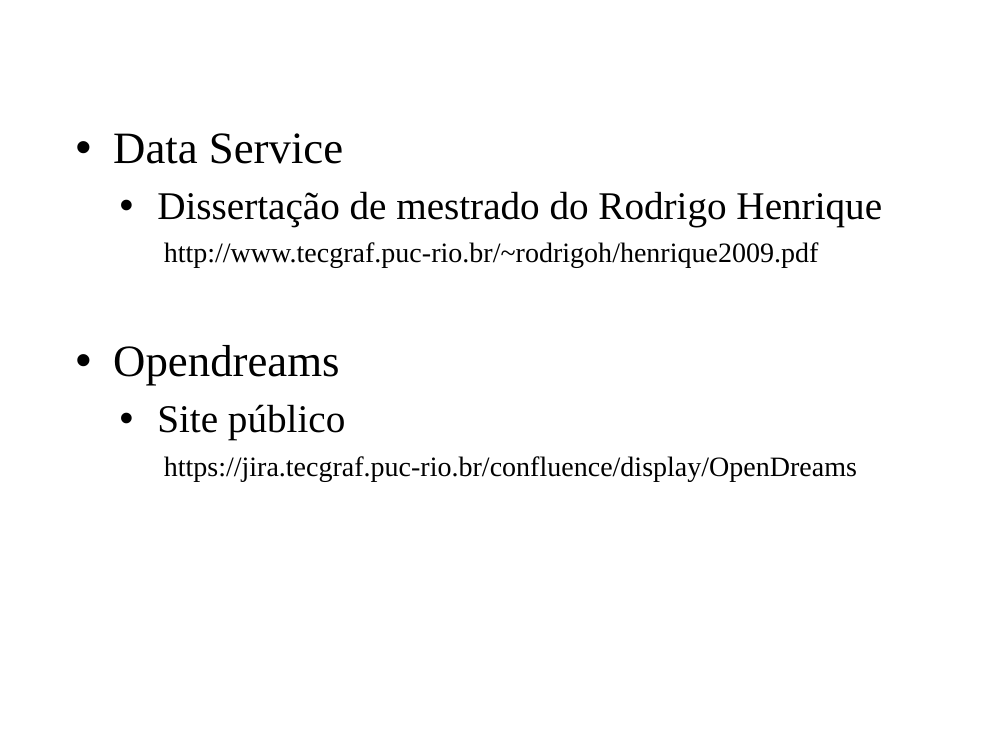
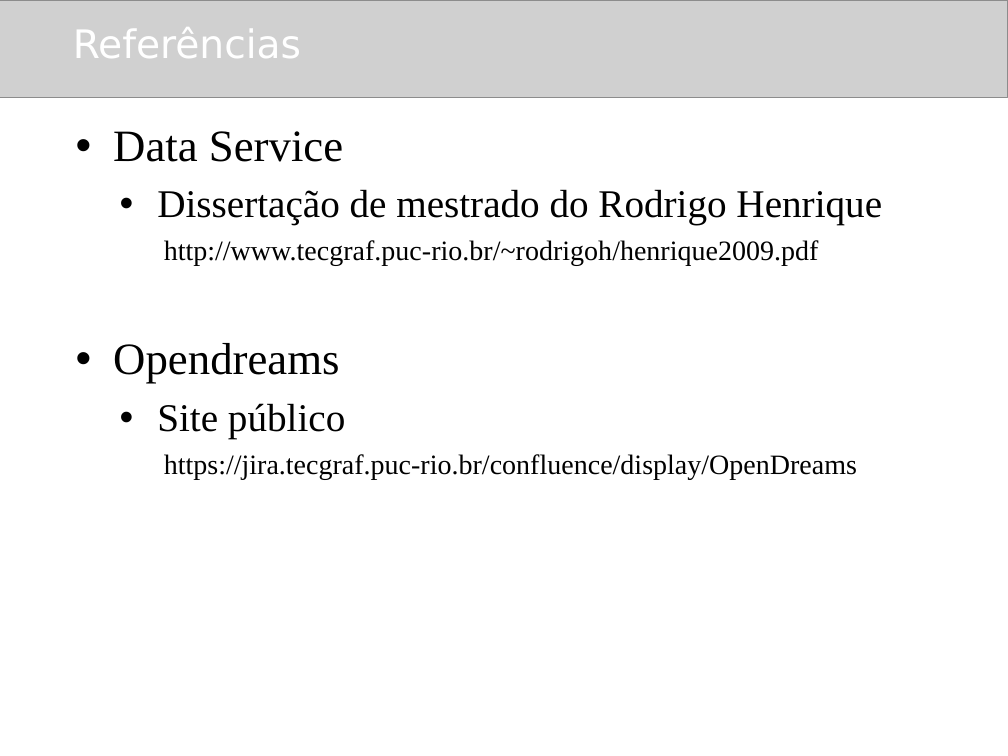
Before and after one commit to amadeubarbosa/openbus-core, a slide deck: slide 5 of docs/cursos/developer/cpp/1.Agenda_CPP.ppt. Drawn at 1008x756 pixels with LibreOffice and Linux fonts; fonts in the diff are those of the drawing; grey boxes stand for pictures; background and template pictures are left out. Boxes give left, top, right and bottom in pixels: in the first picture for what was removed or moved away, otherwise in the second. Text is boxed around its words. In the diff, an @@ line names an element or a change of style, - is before the commit and + after.

```diff
--- a/docs/cursos/developer/cpp/1.Agenda_CPP.ppt
+++ b/docs/cursos/developer/cpp/1.Agenda_CPP.ppt
@@ picture added at [0,0,1008,98] @@
@@ title "Referências" at [73,27,301,58]: bold off @@
```
Also in this commit, not shown: 6 other slides changed, 1 other file.
